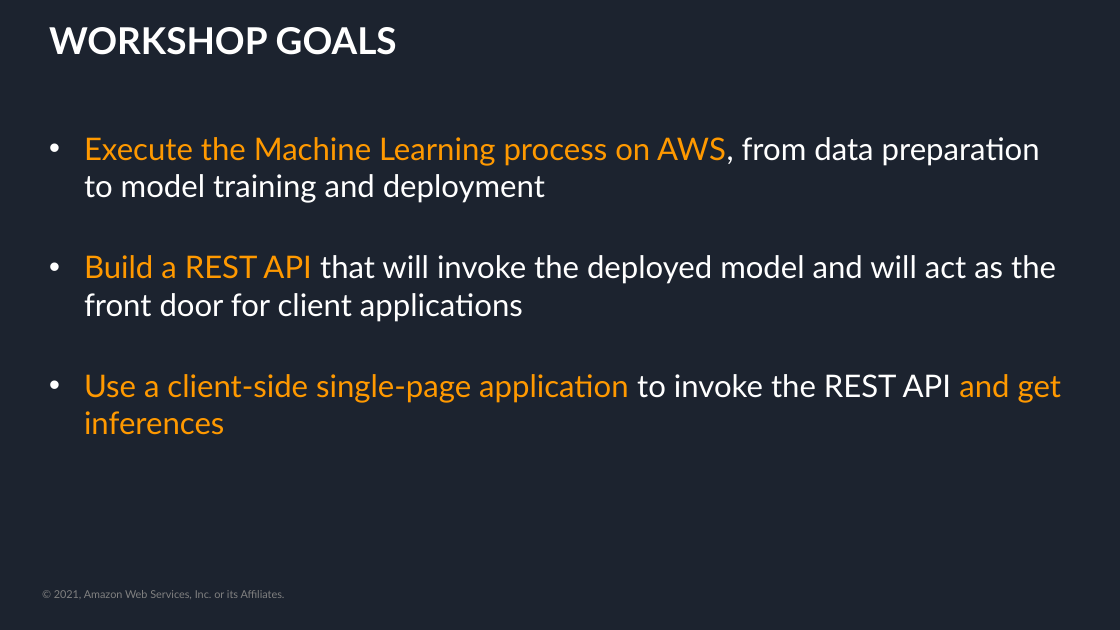
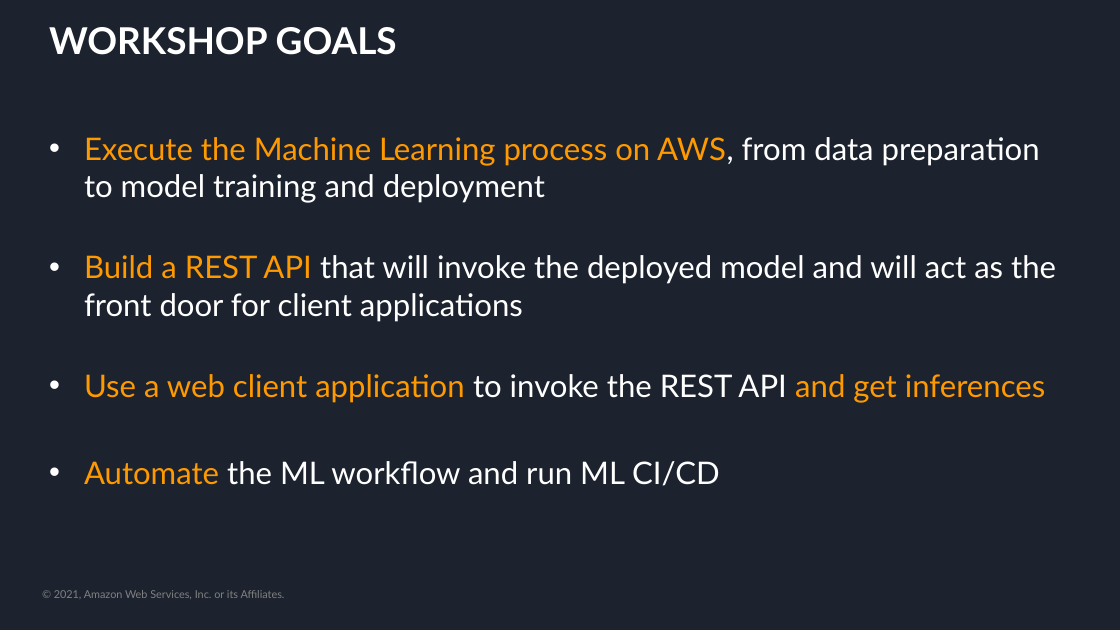
Before and after one commit to aws-samples/amazon-sagemaker-build-train-deploy, a slide deck: slide 3 of slides/end-to-end-ml-sm.pptx. Drawn at 1120x630 pixels with LibreOffice and Linux fonts; fonts in the diff are those of the drawing; background and template pictures are left out. Boxes give left, top, right and bottom in pixels: in the first picture for what was removed or moved away, otherwise in the second. Text is boxed around its words. In the diff, an @@ line names an element or a change of style, - is before the commit and + after.

```diff
--- a/slides/end-to-end-ml-sm.pptx
+++ b/slides/end-to-end-ml-sm.pptx
@@ text at [84, 374, 1045, 486]: text changed @@
-• Use a client-side single-page application to invoke the REST API and get inferences
+• Use a web client application to invoke the REST API and get inferences
+• Automate the ML workflow and run ML CI/CD
```
Also in this commit, not shown: 3 other slides changed.
